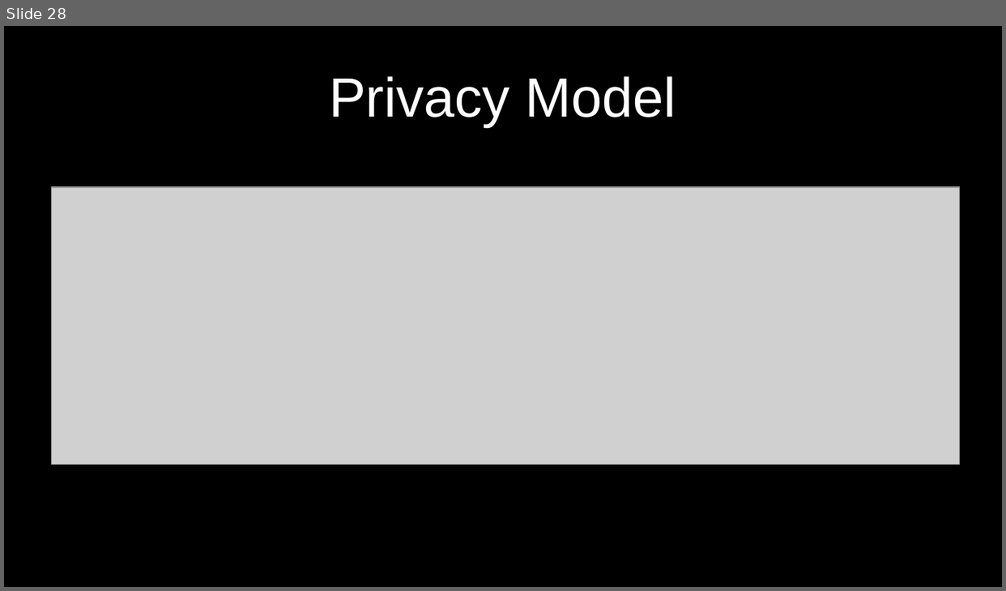
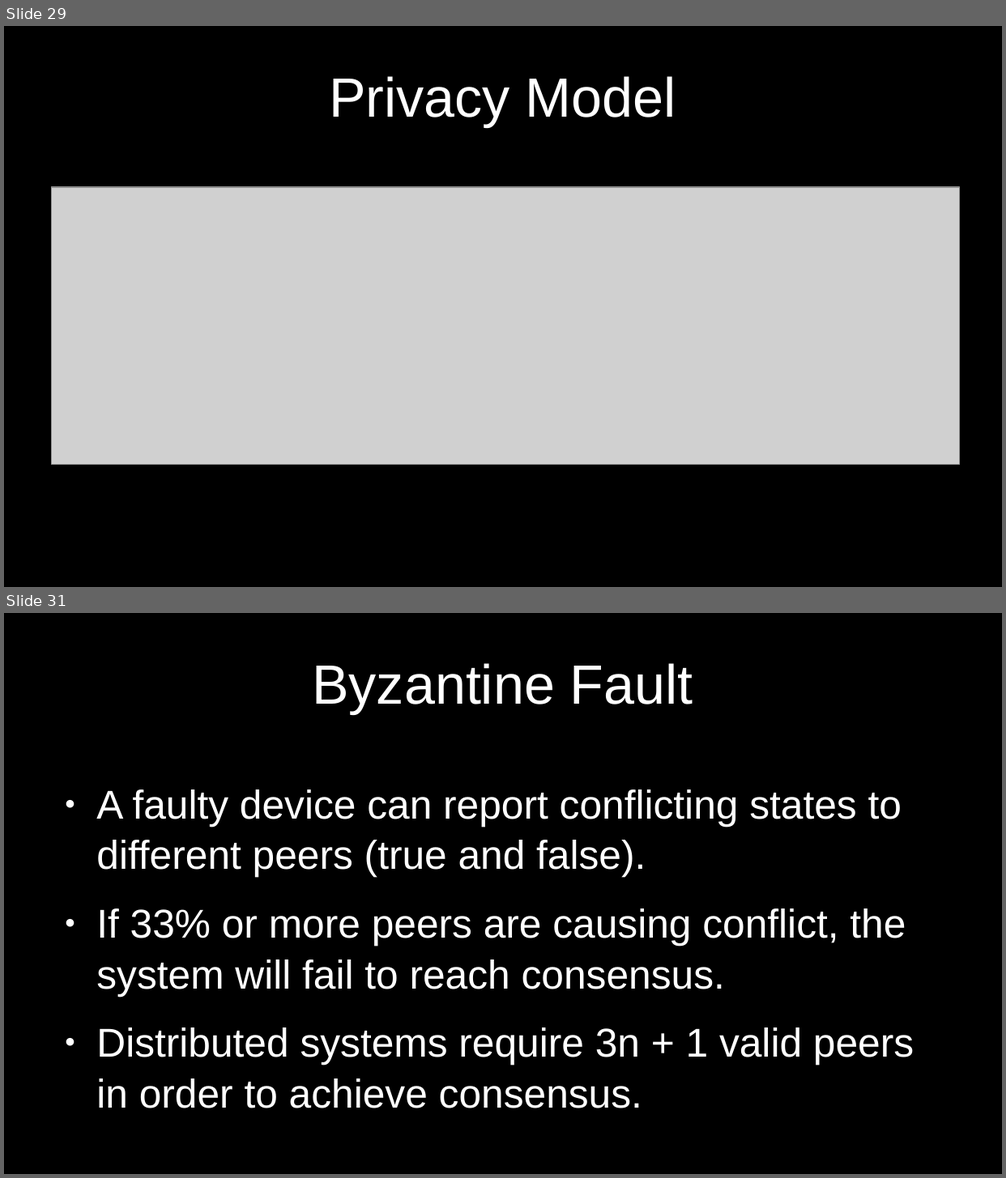
Before and after one commit to cmdruid/bitcoin-programming, a slide deck: slides/bitcoin-whitepaper-review.odp. Shown one above the other, each under a label of ours: slide 28 before the commit, slides 29 and 31 after it; the slides between them are not shown. The pictures are 1006x591 and 1006x1178 pixels, drawn with LibreOffice and Linux fonts; fonts in the diff are those of the drawing; grey boxes stand for pictures. Boxes give left, top, right and bottom in pixels: in the first picture for what was removed or moved away, otherwise in the second. Text is boxed around its words. In the diff, an @@ line names an element or a change of style, - is before the commit and + after.

```diff
--- a/slides/bitcoin-whitepaper-review.odp
+++ b/slides/bitcoin-whitepaper-review.odp
@@ slide 31 added at (4, 613, 1002, 1174), background #000000 @@
@@ title added at (312, 663, 693, 714), 44 pt, text #FFFFFF @@
+Byzantine Fault
@@ text added at (96, 790, 914, 1109), 32 pt, text #FFFFFF @@
+● A faulty device can report conflicting states to different peers (true and false).
+● If 33% or more peers are causing conflict, the system will fail to reach consensus.
+● Distributed systems require 3n + 1 valid peers in order to achieve consensus.
@@ what was slide 28 is now slide 29 @@
```
Also in this commit, not shown: 5 slides changed, 4 other slides added, 1 slide removed, 7 other files.
